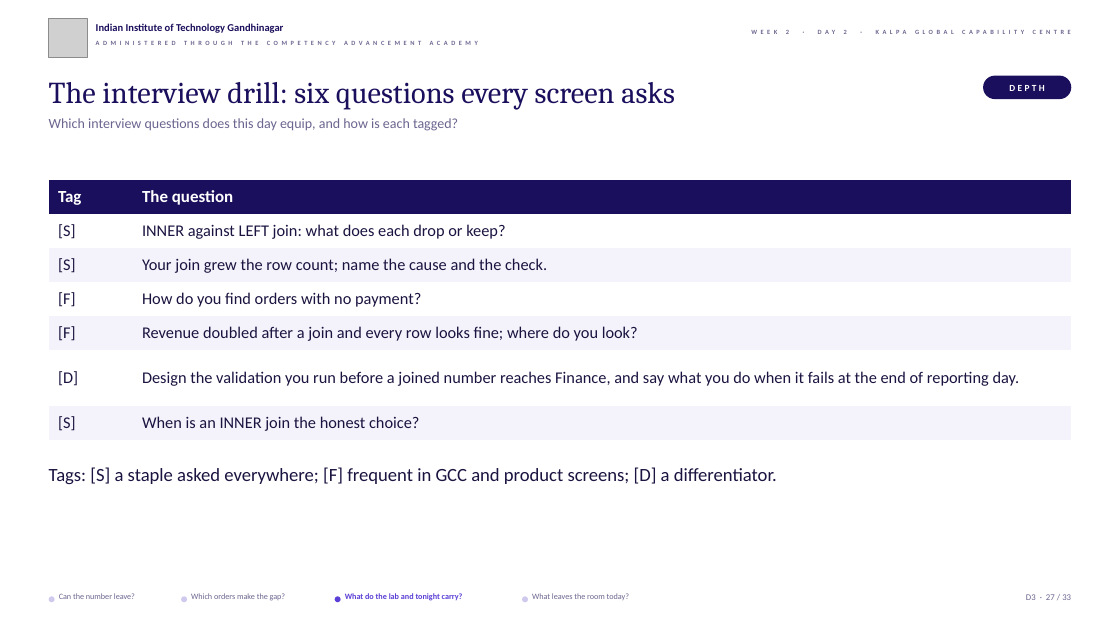
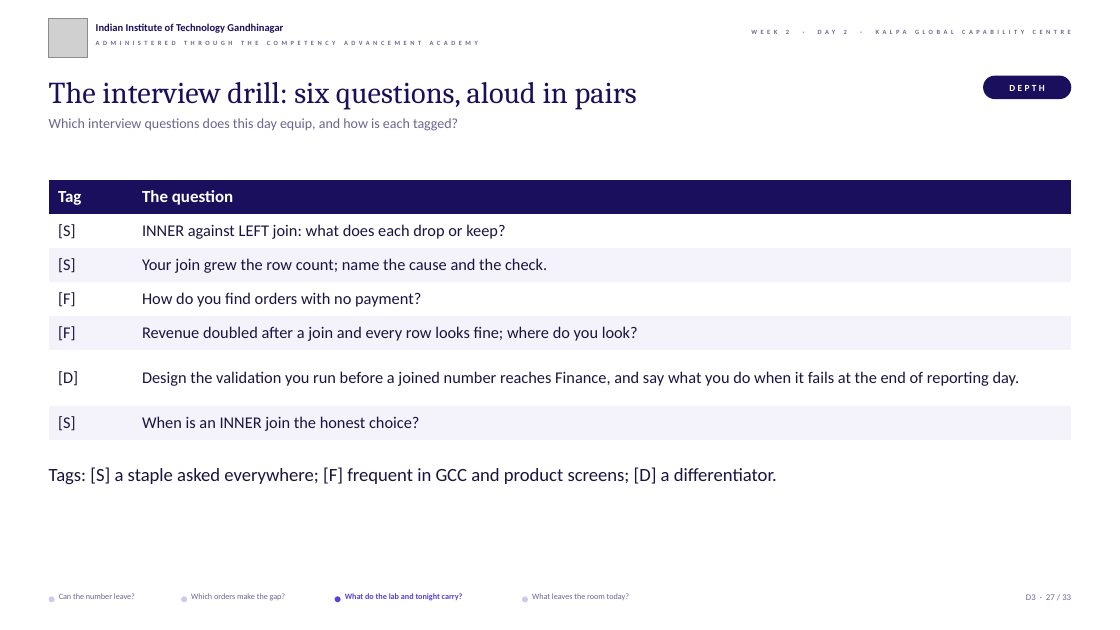
Before and after one commit to fde-academy-lab/c2-content-factory, a slide deck: slide 27 of content/W02/D2/slides/C2_W02_D02_half2_STUDENT.pptx. Drawn at 1120x630 pixels with LibreOffice and Linux fonts; fonts in the diff are those of the drawing; grey boxes stand for pictures; background and template pictures are left out. Boxes give left, top, right and bottom in pixels: in the first picture for what was removed or moved away, otherwise in the second. Text is boxed around its words. In the diff, an @@ line names an element or a change of style, - is before the commit and + after.

```diff
--- a/content/W02/D2/slides/C2_W02_D02_half2_STUDENT.pptx
+++ b/content/W02/D2/slides/C2_W02_D02_half2_STUDENT.pptx
@@ text at (49,82,637,109): text changed @@
-The interview drill: six questions every screen asks
+The interview drill: six questions, aloud in pairs
```
Also in this commit, not shown: 3 other slides changed, 26 other files.
